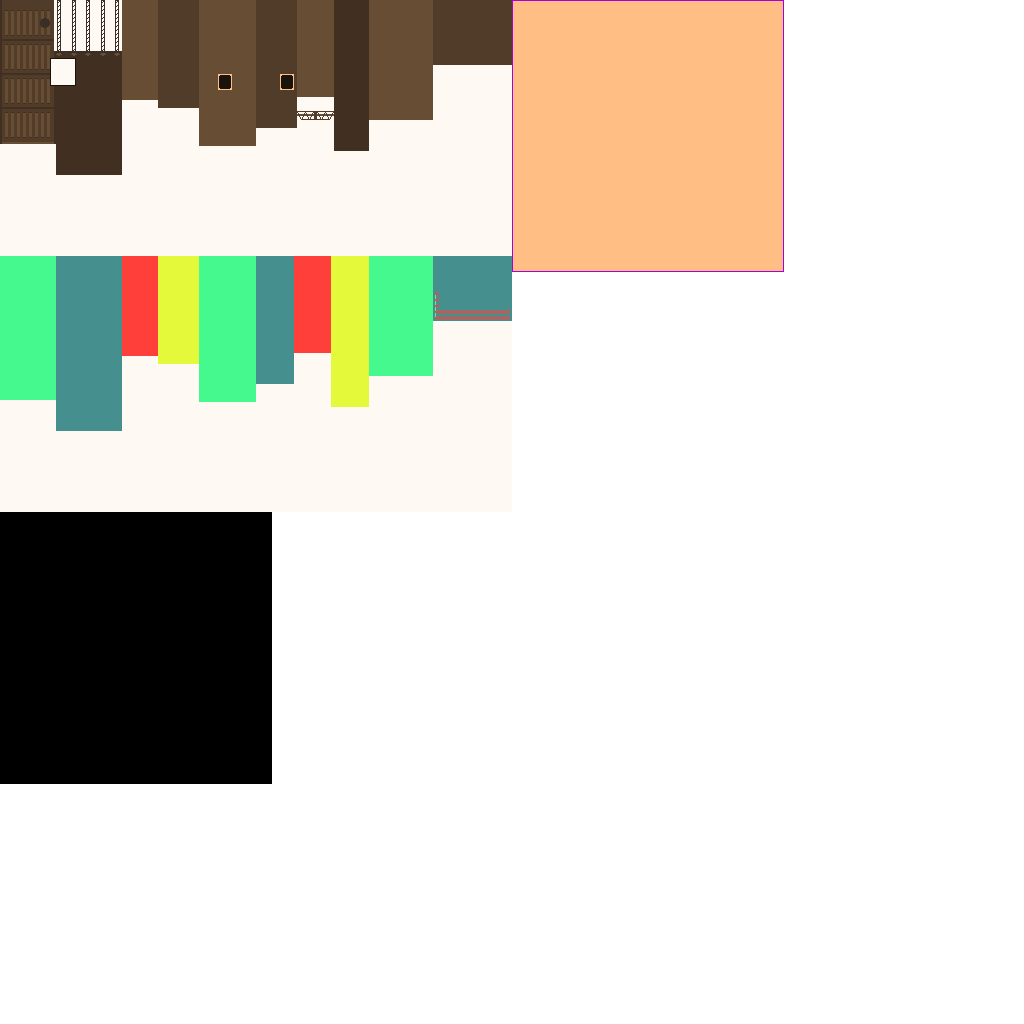
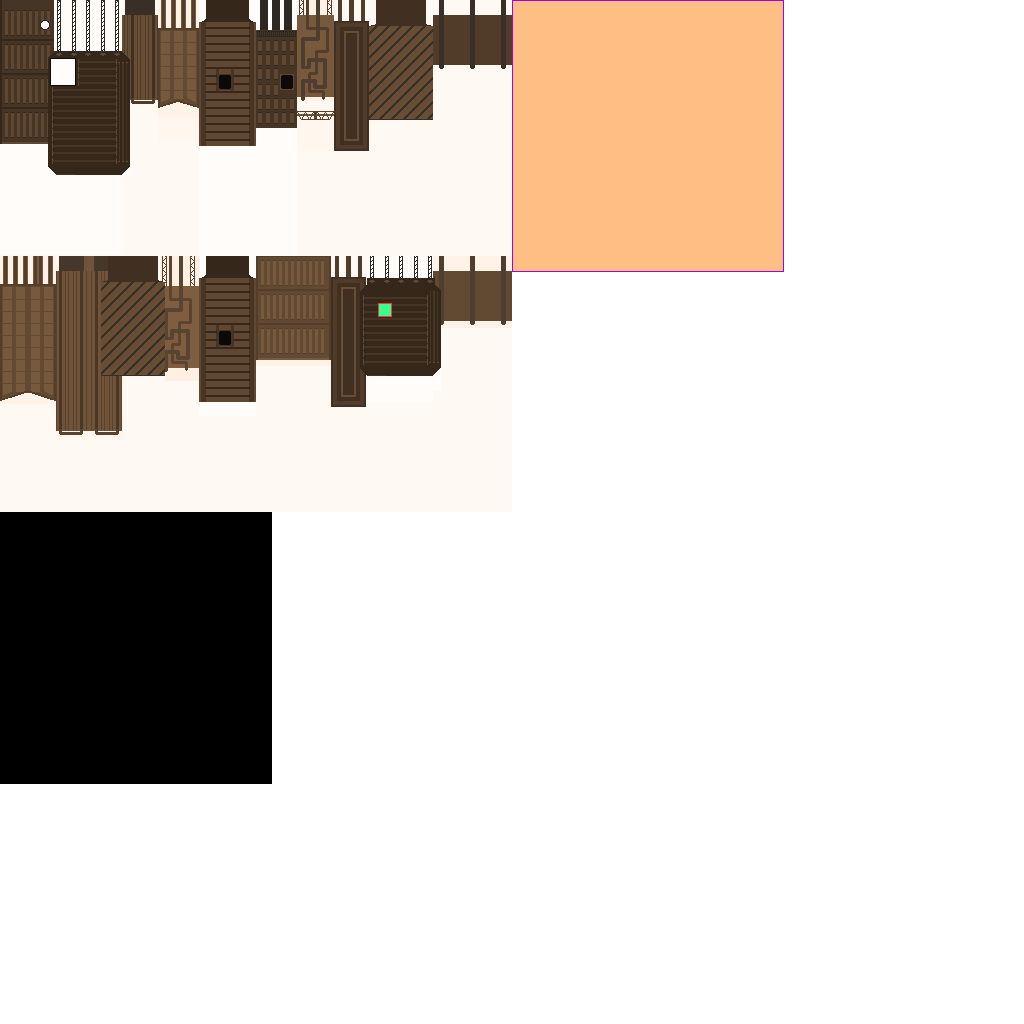
Layer changes from the first 1024 x 1024 image to the second:
painted on "magma_forge.png copy" over (0, 0, 512, 440)
added layer "magma_forge.png copy #1" above "magma_forge.png" over (0, 256, 56, 401)
painted on "magma_forge.png" over (0, 0, 512, 435)
